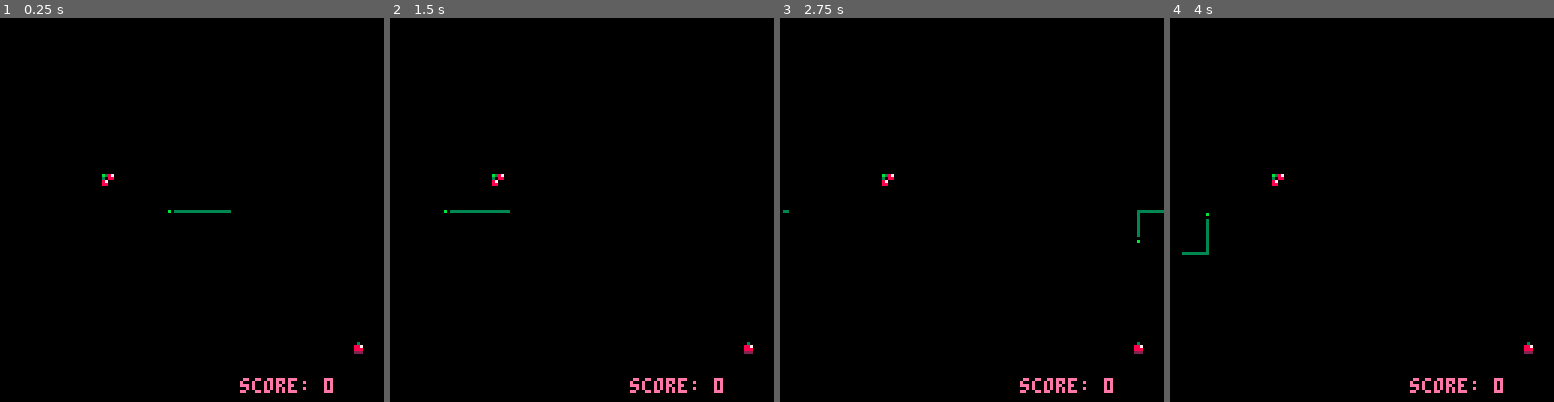
Above: before the commit, frames 1-4 (left to right).
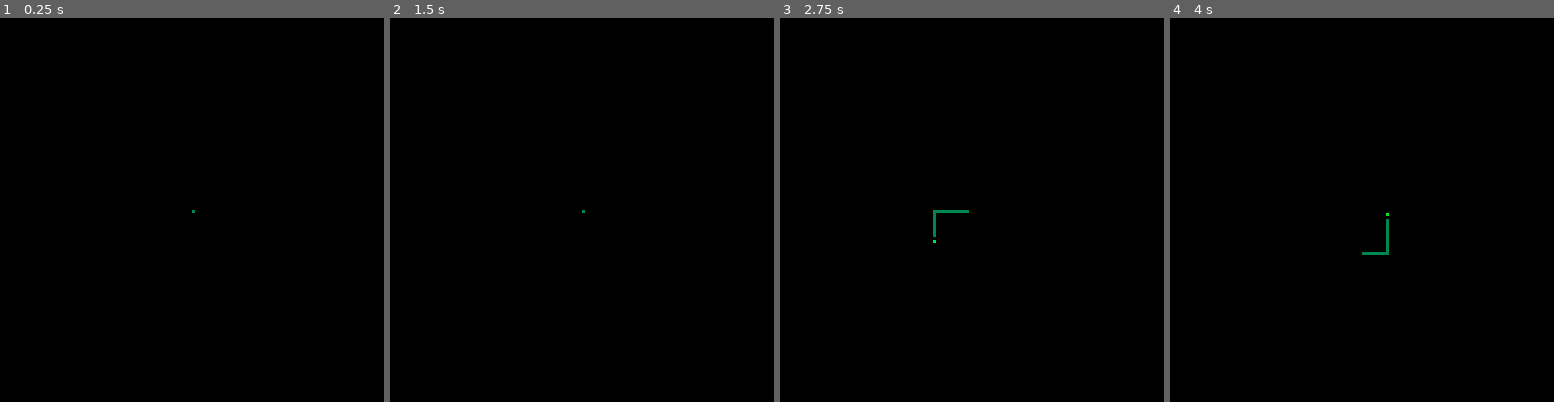
Above: after the commit, the same moments.

Repository: kednar/picoate
Game: PICO-8 cartridge quietsnake.p8
Same seed, same stepped clock (60 frames per second), same inputs: the game is played once before the commit and once after it.
Inputs:
- Up to frame 1 (0.25 s): no input
- Up to frame 2 (1.5 s): no input
- Up to frame 3 (2.75 s): hold Left 1.97-2.37 s; hold Down from 2.42 s (still down)
- Up to frame 4 (4 s): release Down at 2.82 s; hold Right 2.87-3.53 s; hold Up from 3.58 s (still down)

The runs differ from the first frame. In frame 1, 0.6% of the frame differs, in the area x 26-95%, y 40-98%; in frame 2, 0.6%; in frame 3, 0.8%; in frame 4, 0.8%, in the area x 3-95%, y 40-98%.

Commit message:
Revert "code for collision and spawning of powerups"
This reverts commit d534a7262385051a0f51b2962b39a7a2aaad9e26.

Diff:
--- a/quietsnake.p8
+++ b/quietsnake.p8
@@ -2,26 +2,19 @@
 version 8
 __lua__
 function _init()
-	score = 0
 	bodiesx = {}
 	bodiesy = {}
-	pl = {x = 64, y = 64}
-	pl.dx = -1
+	pl = {}
+	pl.x = 64
+	pl.y = 64
+	pl.dx = 0
 	pl.dy = 0
  pl.speed = 1
  pl.bods = 20
  modulo = 1
- powerups = {}
-	for i=1,2 do
- 	add (powerups, {
- 				sp = (flr(rnd(20))+1),
- 				x = rnd(120),
- 				y = rnd(120),
- 				})
- 	end
 
  for i=1,pl.bods,1 do
- 	bodiesx[i] = pl.x+i
+ 	bodiesx[i] = pl.x
  	bodiesy[i] = pl.y
  	end
 
@@ -47,8 +40,8 @@
 	end
 end
 
--- body switcheroo
 function switch_bodies()
+-- switcheroo
 	for i=pl.bods,2,-1 do
 		bodiesx[i]=bodiesx[i-1]
 		bodiesy[i]=bodiesy[i-1]
@@ -59,73 +52,12 @@
 		bodiesy[1] = pl.y-pl.dy
 end
 
--- player death
-function death()
-_init()
-end
-
--- score
-function addscore()
-	score += flr(rnd(11))*10
-	end
-
--- wrap around the screen
-function wraparound()
-if pl.x == 129 then pl.x = 1 end
-if pl.x == 0 then pl.x = 128 end
-if pl.y == 129 then pl.y = 1 end
-if pl.y == 0 then pl.y = 128 end
-end
-
--- collision with self
-function collision_self()
-for i=1,pl.bods,1 do
-	if pl.x == bodiesx[i]
-		and pl.y == bodiesy[i]
-		then death()
-		end
-	end
-end
-
--- powerup spawning
-function powerup_spawn()
- for i=1,2 do
- 	powerups[i] = {
- 				sp = (flr(rnd(20))+1),
- 				x = rnd(120),
- 				y = rnd(120),
- 				}
- 	end
-end
-
--- collision with powerup
-function powerup_collision()
-for p in all(powerups) do
-	if (pl.x >= p.x) and
-				(pl.x <= p.x+7) and
-				(pl.y >= p.y) and
-				(pl.y <= p.y+7) then
-				addscore()
-				powerup_spawn()
-			end
-	end
-end
-
-
---  where the magic happens
+
 function _update()
 
 switch_bodies()
 
 move_direction()
-
-collision_self()
-
-wraparound()
-
-powerup_collision()
-
--- storytime()
 
 -- execute movement
 pl.x += pl.dx
@@ -142,16 +74,7 @@
 
 -- bodies
 for i=1,pl.bods,1 do
-	pset(bodiesx[i],bodiesy[i],3)
-	end
-
--- powerups
-for p in all(powerups) do
-	spr(p.sp,p.x,p.y)
-	end
-
--- score
-print("score: "..score,80,120,14)
+	pset(bodiesx[i],bodiesy[i],3) end
 
 end
 
Not shown, changed: 24 lines of the sprite sheet (__gfx__) section of quietsnake.p8
Not shown, changed: the music (__music__) section of quietsnake.p8
Not shown, changed: the sound effects (__sfx__) section of quietsnake.p8
